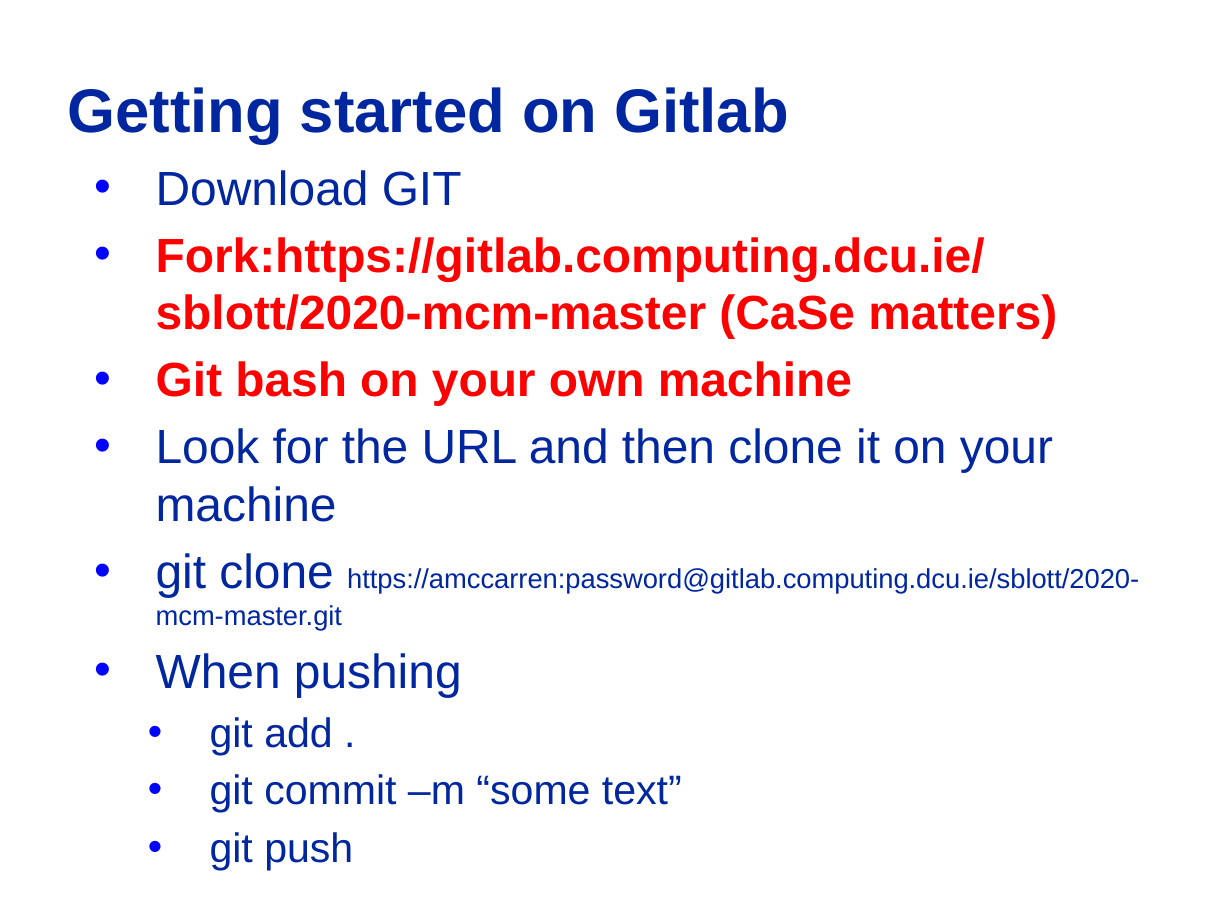
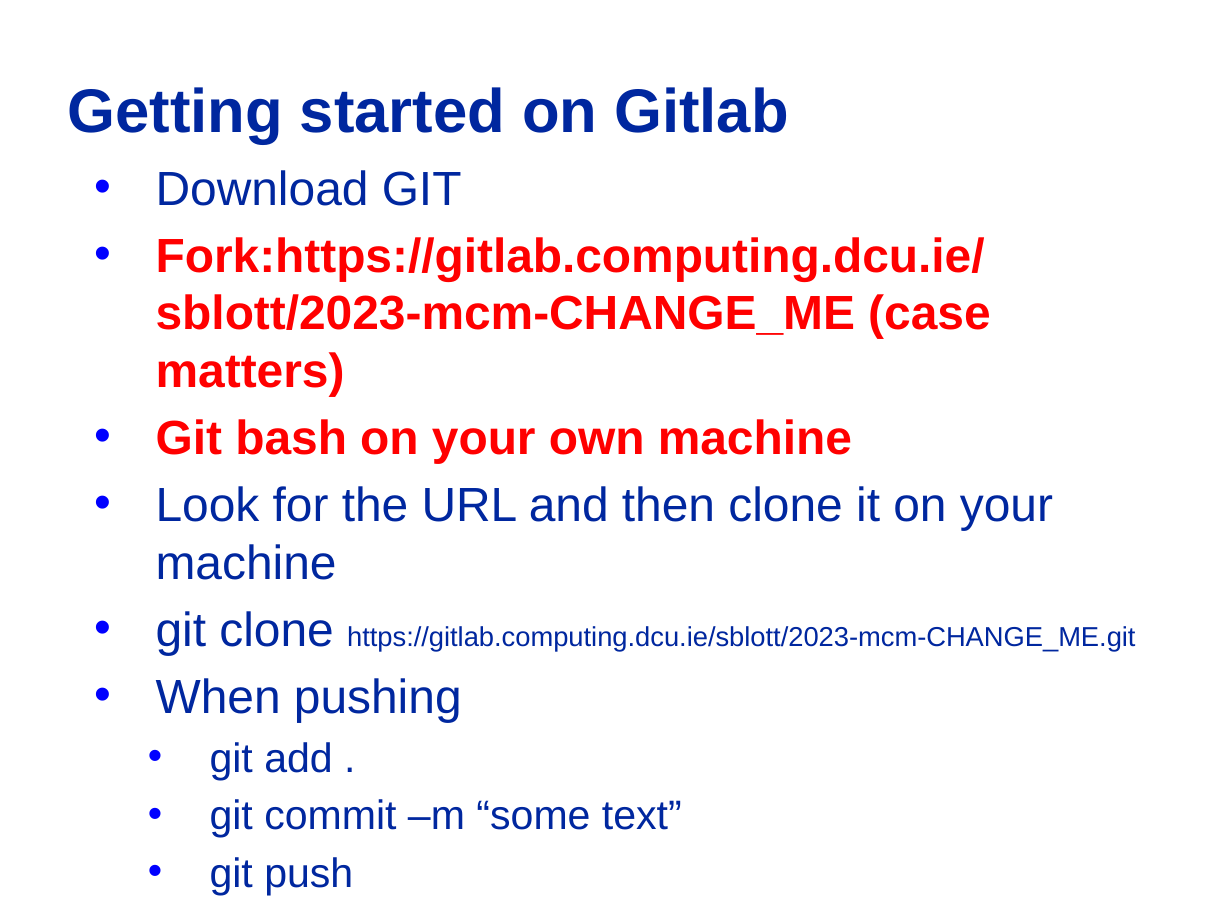
Before and after one commit to nageshkumar-gh/visual-charts-qa-model, a slide deck: slide 9 of docs/Useful docs/Practicum Presentation.pptx. Drawn at 1232x924 pixels with LibreOffice and Linux fonts; fonts in the diff are those of the drawing. Boxes give left, top, right and bottom in pixels: in the first picture for what was removed or moved away, otherwise in the second. Text is boxed around its words. In the diff, an @@ line names an element or a change of style, - is before the commit and + after.

```diff
--- a/docs/Useful docs/Practicum Presentation.pptx
+++ b/docs/Useful docs/Practicum Presentation.pptx
@@ text at [156, 237, 990, 396]: text changed @@
-• Fork:https://gitlab.computing.dcu.ie/sblott/2020-mcm-master (CaSe matters)
+• Fork:https://gitlab.computing.dcu.ie/sblott/2023-mcm-CHANGE_ME (case matters)
@@ text at [156, 611, 1135, 655]: text changed @@
-• git clone https://amccarren:password@gitlab.computing.dcu.ie/sblott/2020-mcm-master.git
+• git clone https://gitlab.computing.dcu.ie/sblott/2023-mcm-CHANGE_ME.git
```
Also in this commit, not shown: 6 other slides changed.
